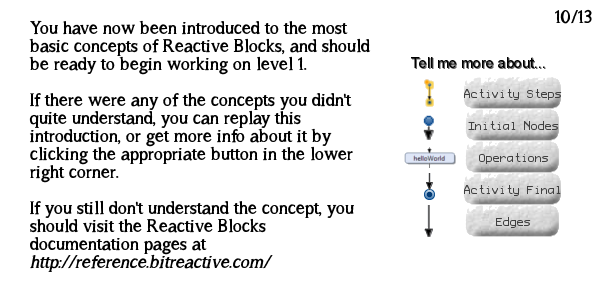
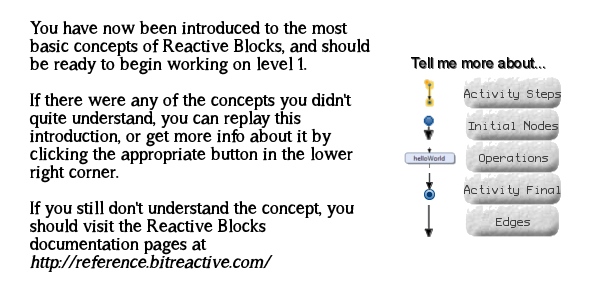
The second w=600, h=300 image is a revision of the first. Changes to its layers:
painted on "10/13" over [555, 9, 592, 24]
